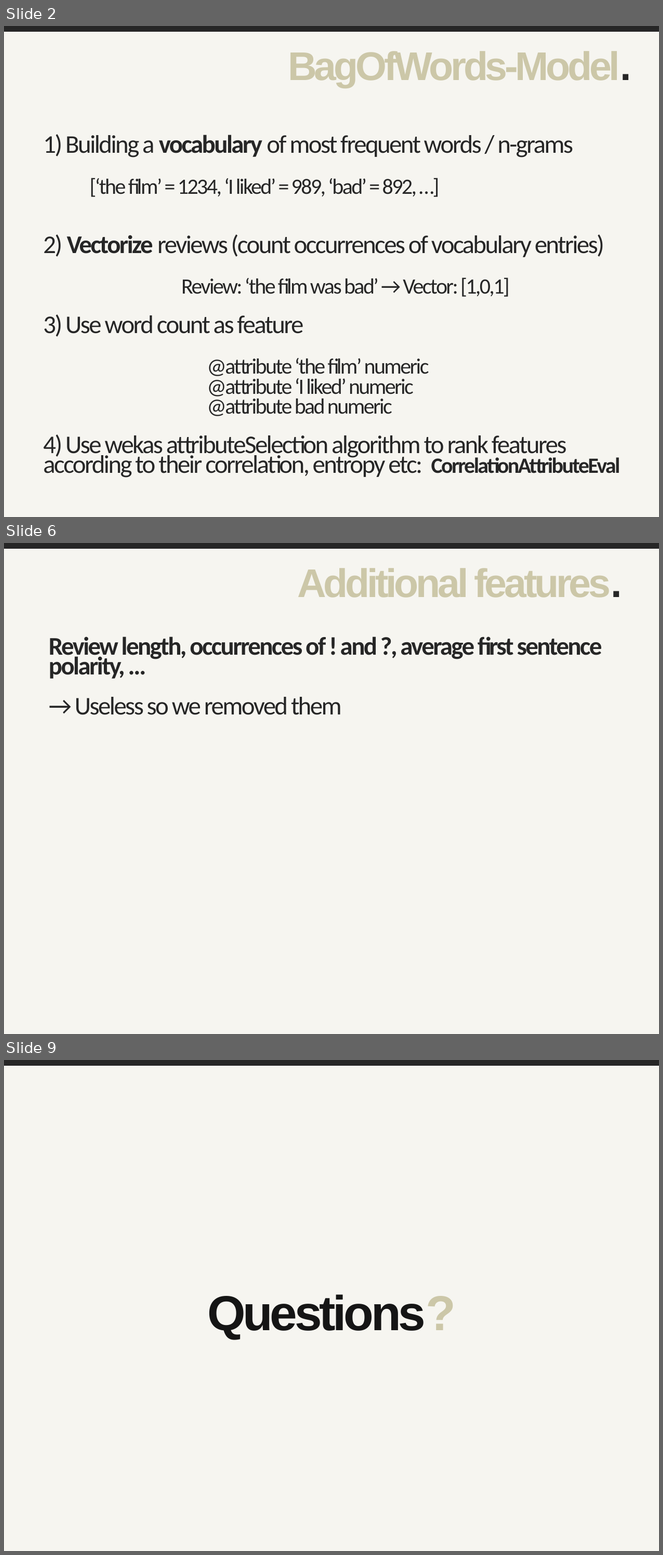
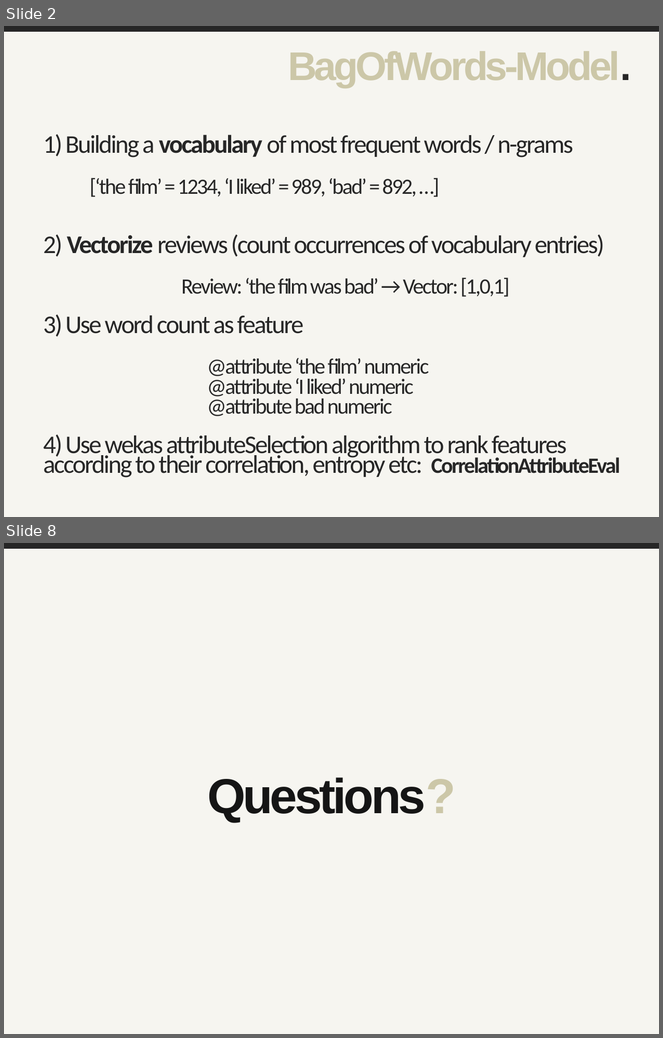
Before and after one commit to hosts1/ch.bfh.bti7535.w2017.rottentomatoes, a slide deck: docs/presentation.pptx. Shown one above the other, each under a label of ours: slides 2, 6 and 9 before the commit, slides 2 and 8 after it; the slides between them are not shown. The pictures are 663x1555 and 663x1038 pixels, drawn with LibreOffice and Linux fonts; fonts in the diff are those of the drawing. Boxes give left, top, right and bottom in pixels: in the first picture for what was removed or moved away, otherwise in the second. Text is boxed around its words. In the diff, an @@ line names an element or a change of style, - is before the commit and + after.

```diff
--- a/docs/presentation.pptx
+++ b/docs/presentation.pptx
@@ slide 6 removed at (4,543,659,1034), background #F6F5F0 @@
@@ line removed from (4, 546) to (659, 546) @@
@@ text removed at (297,568,623,598) @@
-Additional features.
@@ text removed at (49,637,603,715) @@
-Review length, occurrences of ! and ?, average first sentence polarity, …
-→ Useless so we removed them
@@ what was slide 9 is now slide 8 @@
```
Also in this commit, not shown: 6 slides changed, 30 other files.
